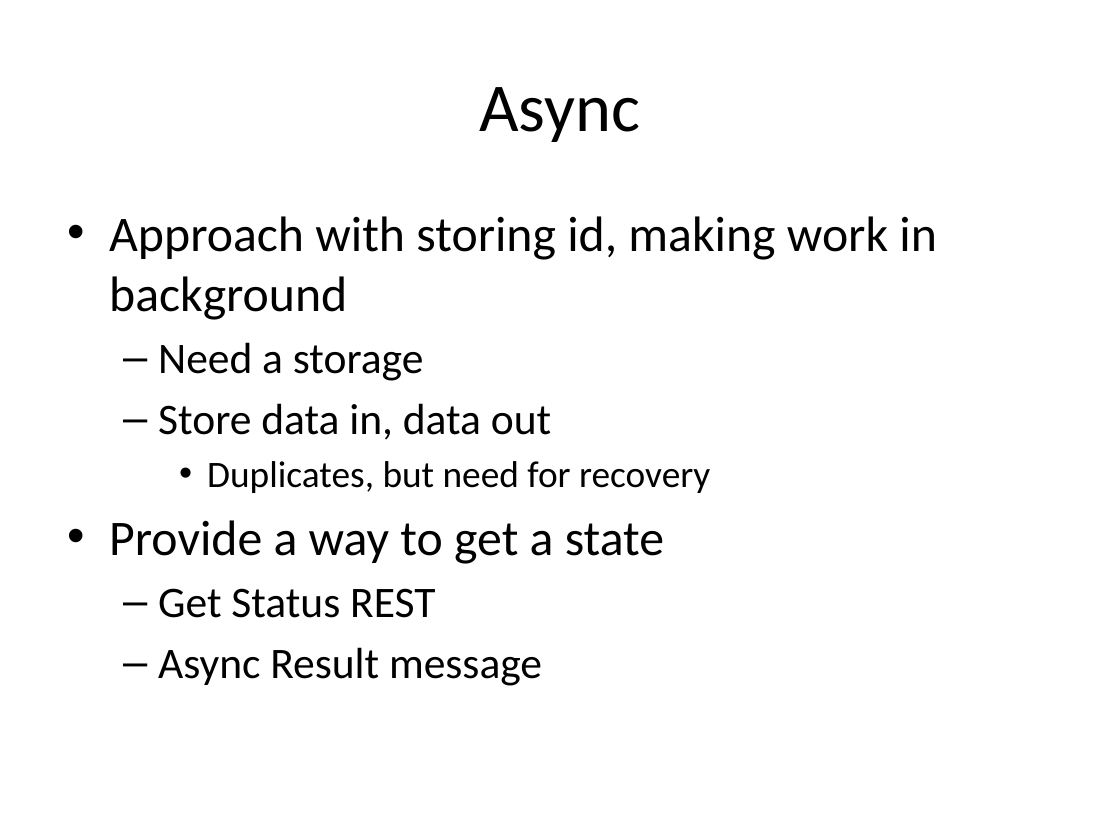
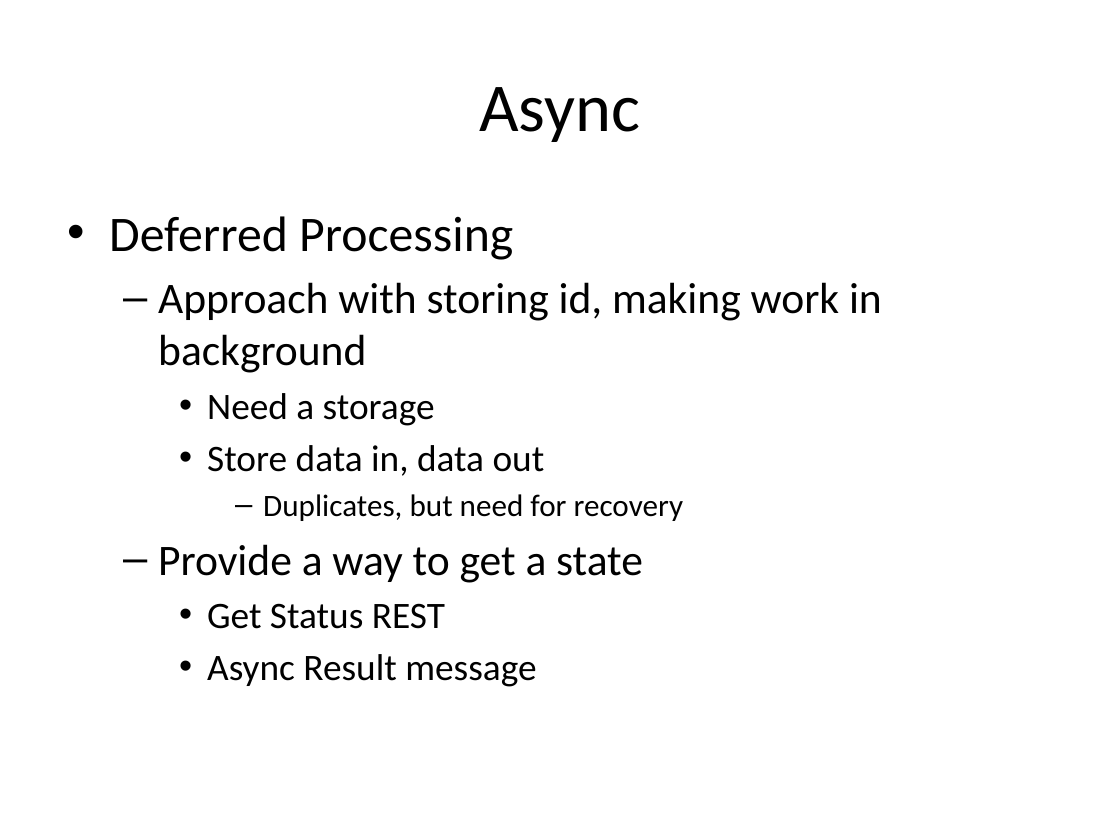
Before and after one commit to vitali-kviatkouski/personal, a slide deck: slide 17 of Microservices.pptx (slide 12 before the commit). Drawn at 1120x840 pixels with LibreOffice and Linux fonts; fonts in the diff are those of the drawing. Boxes give left, top, right and bottom in pixels: in the first picture for what was removed or moved away, otherwise in the second. Text is boxed around its words. In the diff, an @@ line names an element or a change of style, - is before the commit and + after.

```diff
--- a/Microservices.pptx
+++ b/Microservices.pptx
@@ text at <box>109,216,513,260</box>: paragraph added @@
+• Deferred Processing
@@ text at <box>158,282,882,687</box>: size 32 to 28 pt in "Approach with storing id, making work in ...", "Provide a way to get a state"; size 28 to 24 pt in "Need a storage", "Store data in, data out", "Get Status REST", "Async Result message"; size 24 to 20 pt in "Duplicates, but need for recovery"; bullet • to –; list level 1 to 2 in "Approach with storing id, making ..."; bullet – to •; list level 2 to 3 in "Need a storage"; list level 2 to 3 in "Store data in, data out"; list level 3 to 4 in "Duplicates, but need for recovery"; list level 1 to 2 in "Provide a way to get ..."; list level 2 to 3 in "Get Status REST"; list level 2 to 3 in "Async Result message" @@
```
Also in this commit, not shown: 7 other slides changed, 6 slides added, 1 slide removed.
